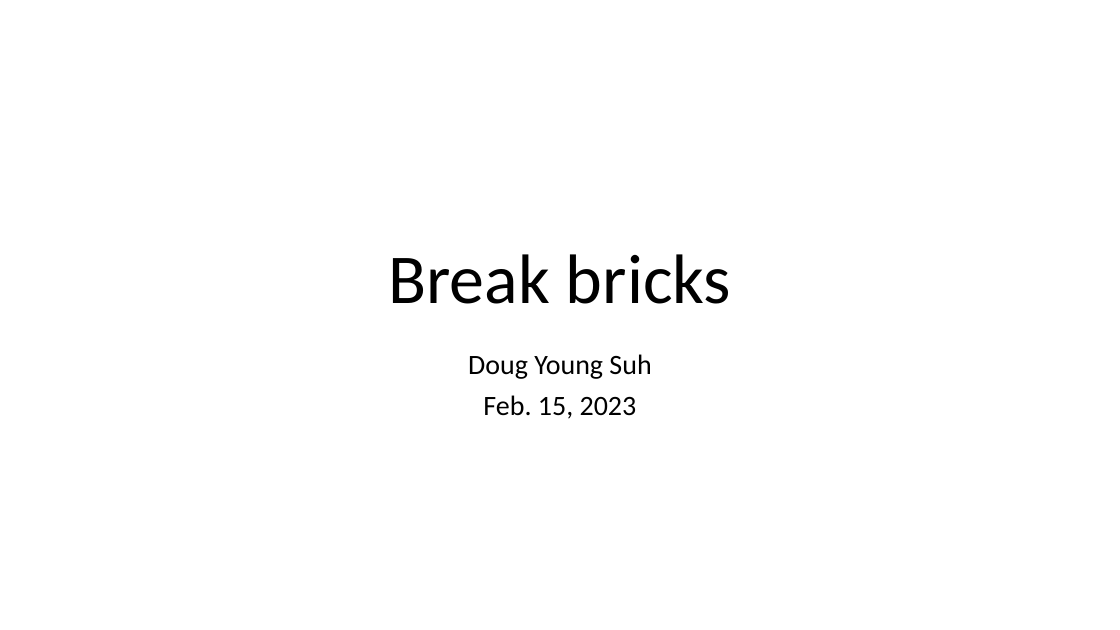
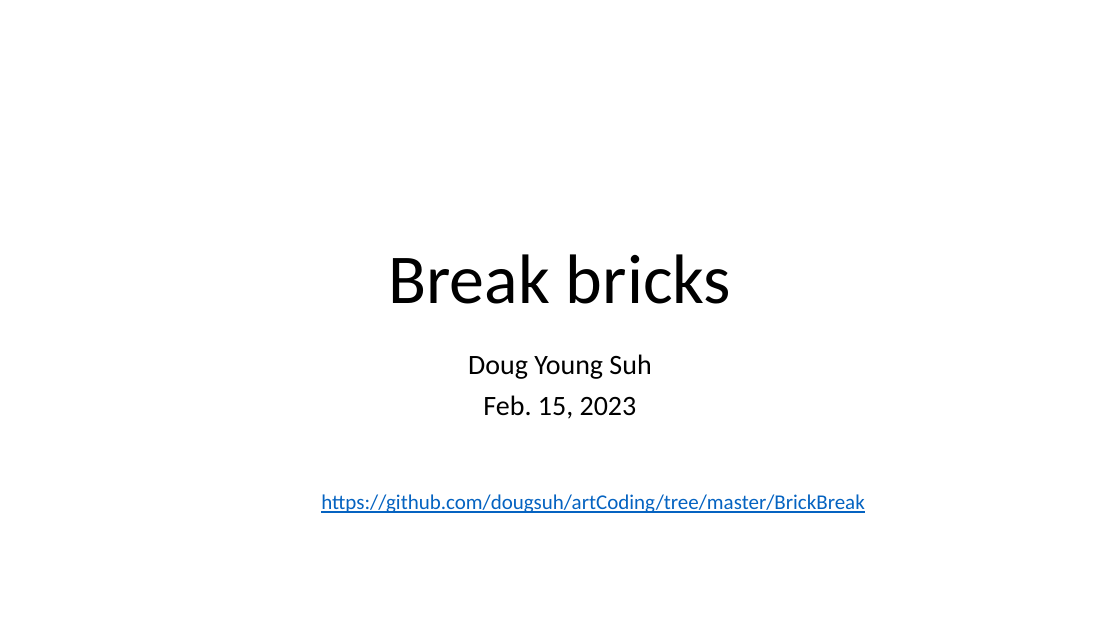
Before and after one commit to dougsuh/artCoding, a slide deck: slide 1 of BrickBreak/designV1.pptx. Drawn at 1120x630 pixels with LibreOffice and Linux fonts; fonts in the diff are those of the drawing. Boxes give left, top, right and bottom in pixels: in the first picture for what was removed or moved away, otherwise in the second. Text is boxed around its words. In the diff, an @@ line names an element or a change of style, - is before the commit and + after.

```diff
--- a/BrickBreak/designV1.pptx
+++ b/BrickBreak/designV1.pptx
@@ text added at (321, 494, 864, 513), 18 pt, text #0563C1, underline @@
+https://github.com/dougsuh/artCoding/tree/master/BrickBreak
```
